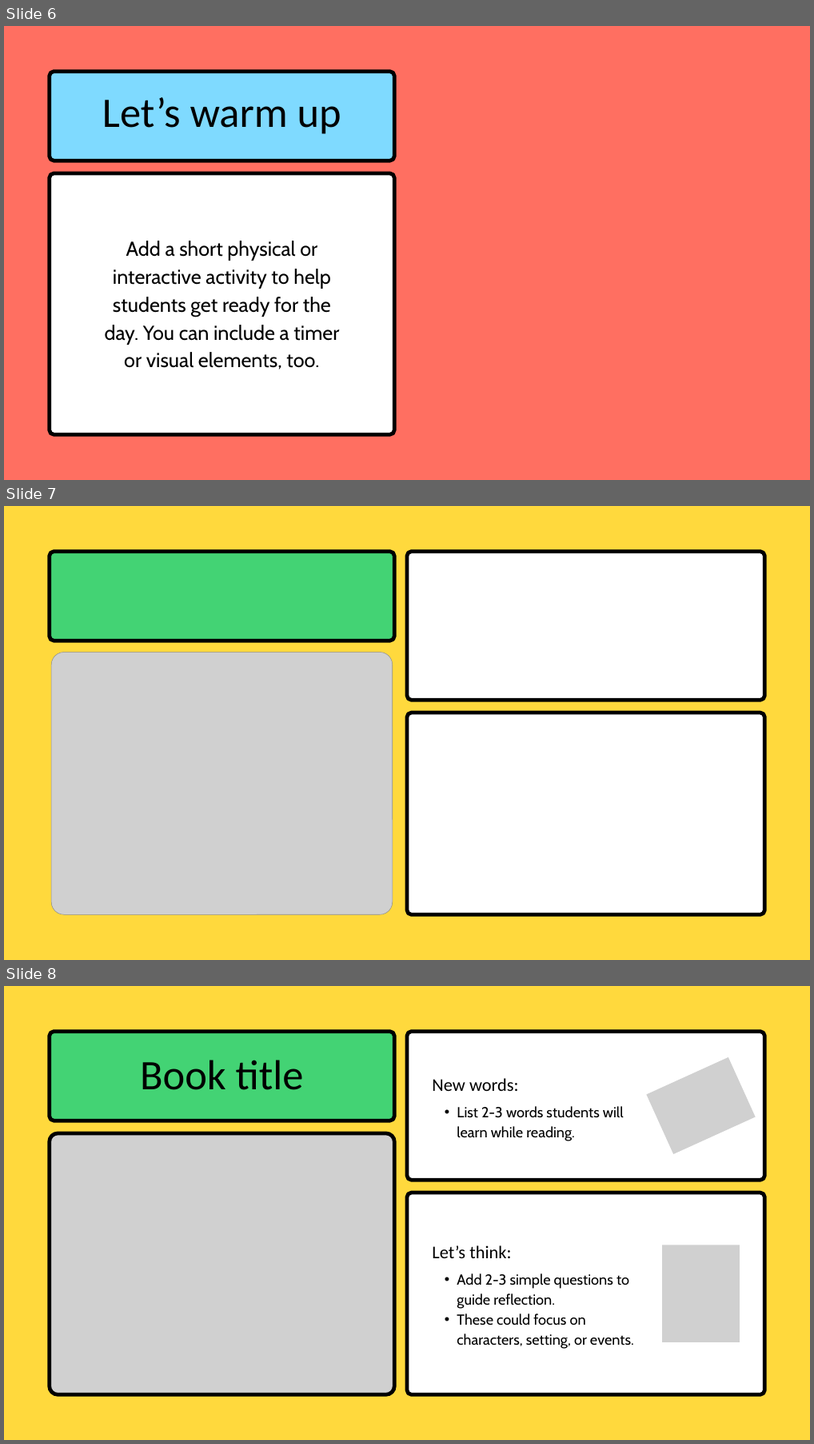
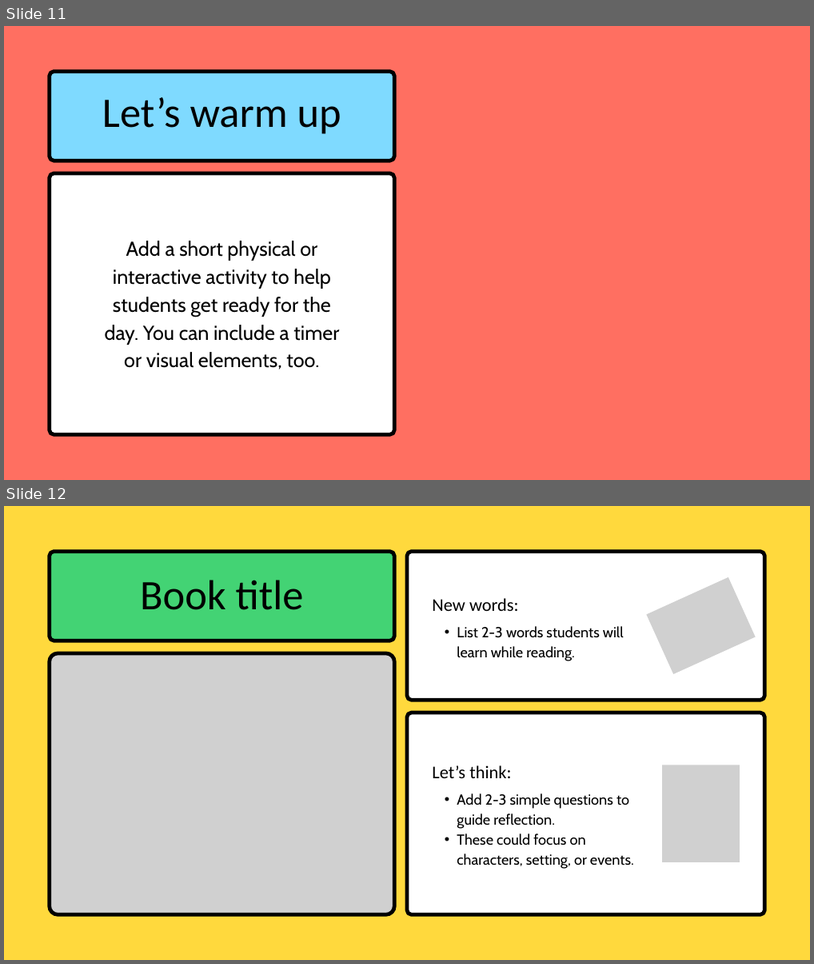
Before and after one commit to MuhammadRamdani121/Fullstack-30Hari, a slide deck: Rangkuman Cepat.pptx. Shown one above the other, each under a label of ours: slides 6, 7 and 8 before the commit, slides 11 and 12 after it. The pictures are 814x1444 and 814x964 pixels, drawn with LibreOffice and Linux fonts; fonts in the diff are those of the drawing; grey boxes stand for pictures; background and template pictures are left out. Boxes give left, top, right and bottom in pixels: in the first picture for what was removed or moved away, otherwise in the second. Text is boxed around its words. In the diff, an @@ line names an element or a change of style, - is before the commit and + after.

```diff
--- a/Rangkuman Cepat.pptx
+++ b/Rangkuman Cepat.pptx
@@ slide 7 removed at (x1=4, y1=506, x2=810, y2=960), background #FFD93D @@
@@ freeform shape removed at (x1=49, y1=552, x2=394, y2=640) @@
@@ freeform shape removed at (x1=407, y1=552, x2=766, y2=700) @@
@@ picture removed at (x1=51, y1=652, x2=392, y2=914) @@
@@ freeform shape removed at (x1=407, y1=712, x2=766, y2=915) @@
@@ what was slide 6 is now slide 11 @@
@@ what was slide 8 is now slide 12 @@
```
Also in this commit, not shown: 1 slide changed, 6 slides added, 2 other slides removed, 1 other file.
